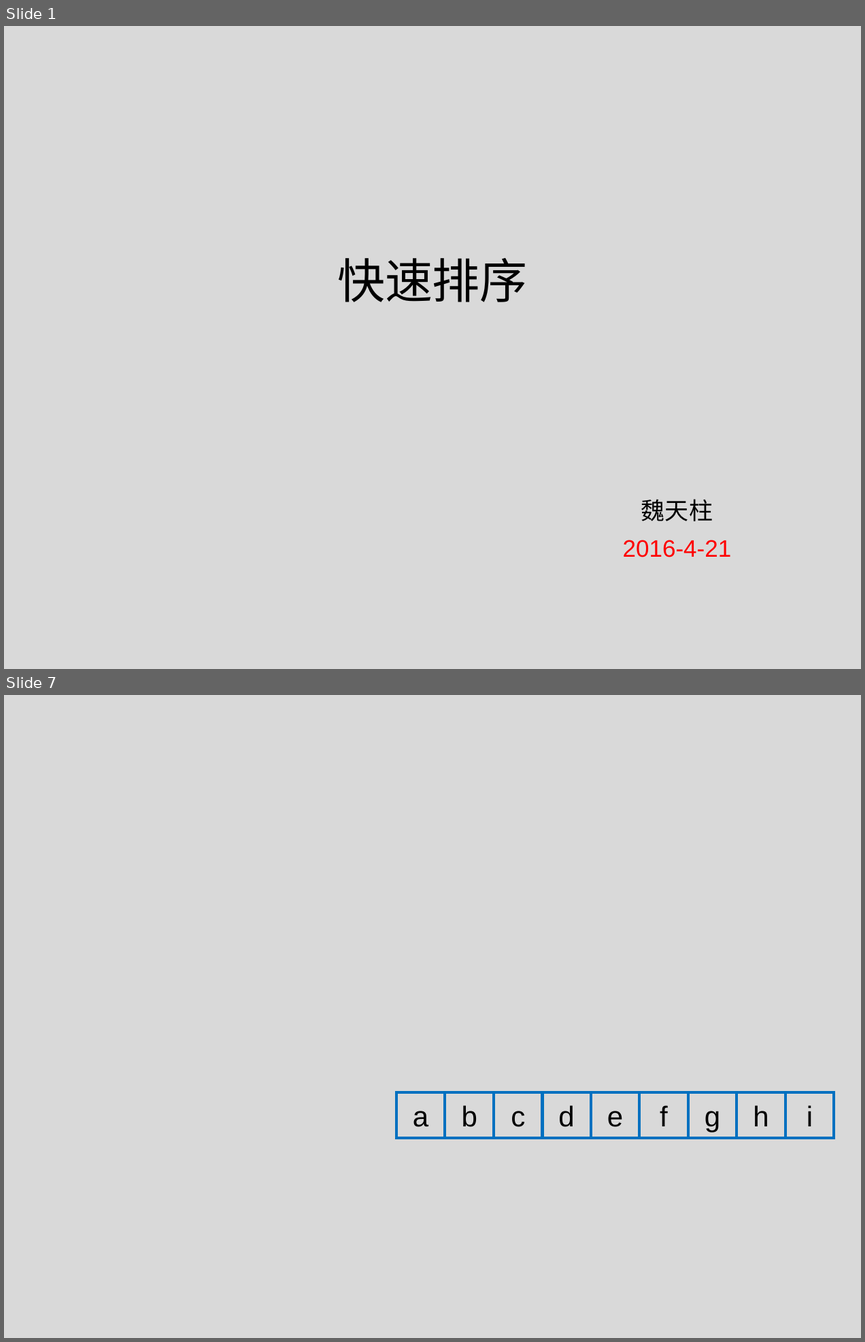
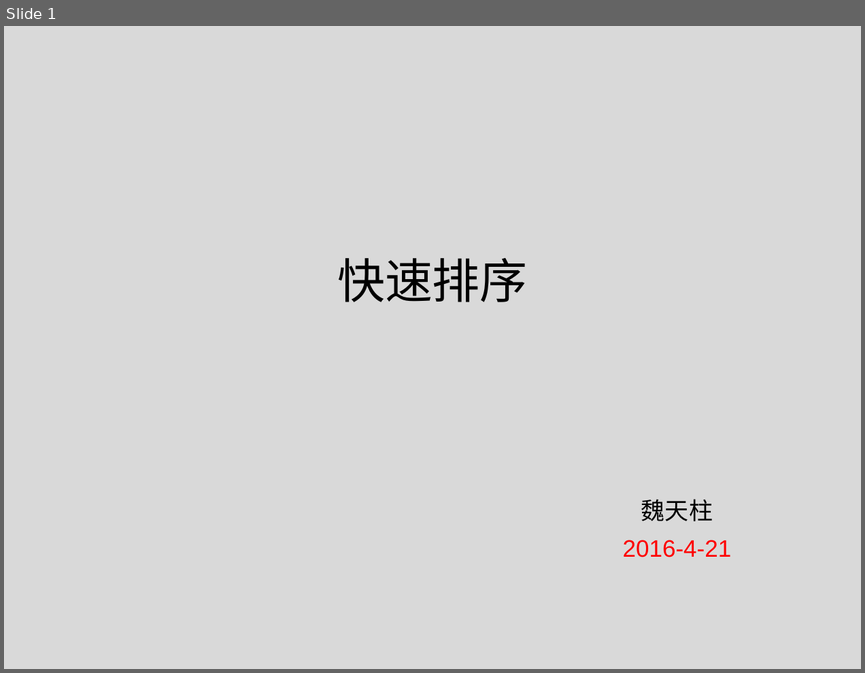
Before and after one commit to tianzhuwei/PPT, a slide deck: 快排+优化.pptx. Shown one above the other, each under a label of ours: slides 1 and 7 before the commit, slide 1 after it; the slides between them are not shown. The pictures are 865x1342 and 865x673 pixels, drawn with LibreOffice and Linux fonts; fonts in the diff are those of the drawing. Boxes give left, top, right and bottom in pixels: in the first picture for what was removed or moved away, otherwise in the second. Text is boxed around its words. In the diff, an @@ line names an element or a change of style, - is before the commit and + after.

```diff
--- a/快排+优化.pptx
+++ b/快排+优化.pptx
@@ slide 7 removed at (4,695,861,1338), background #D9D9D9 @@
@@ group removed at (396,1091,834,1137): 9 rectangles @@
-b
-c
-d
-a
-i
-f
-g
-h
-e
```
Also in this commit, not shown: 5 slides changed, 3 slides added.
